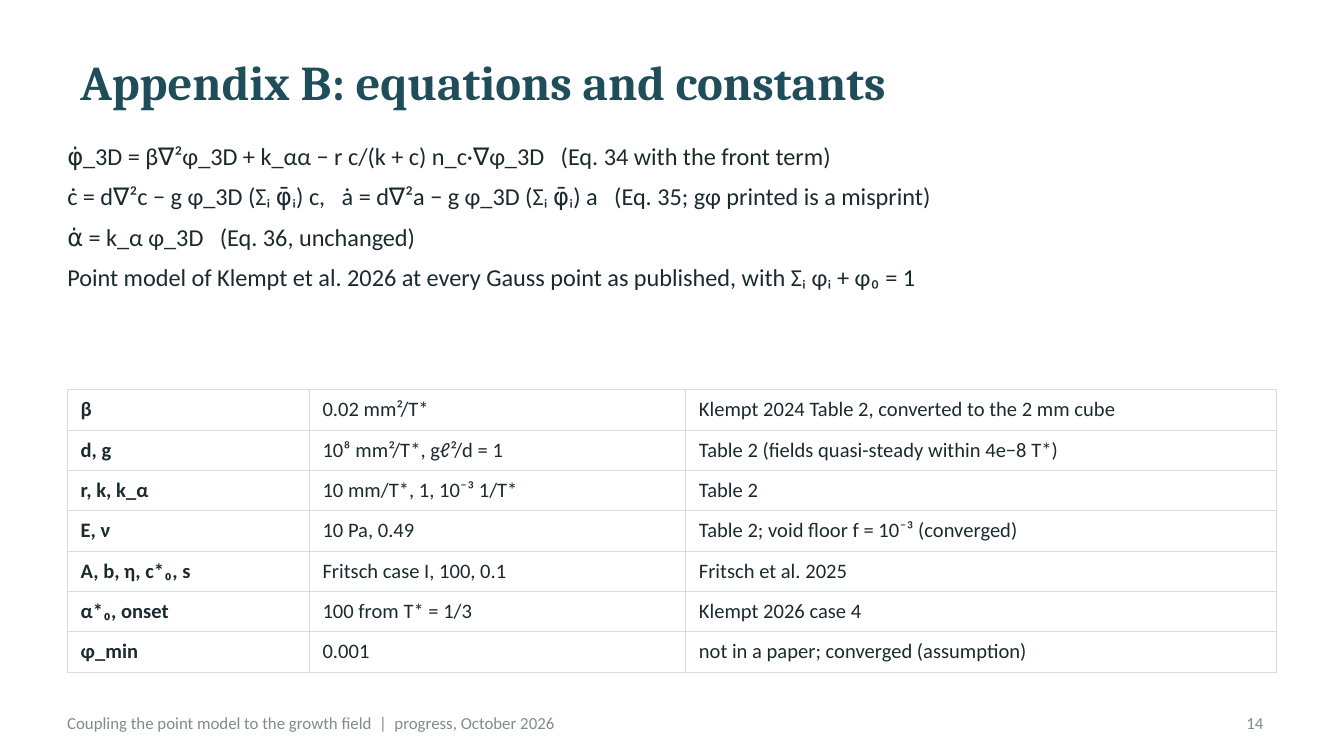
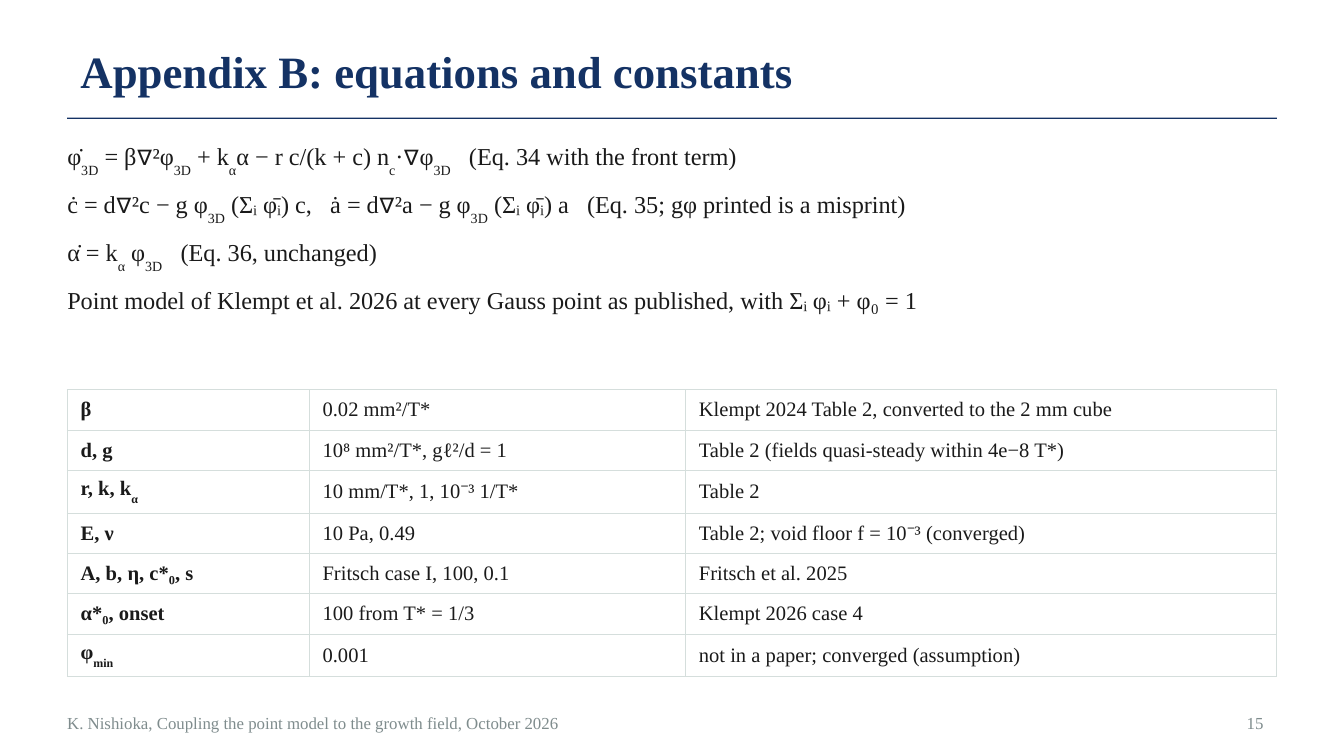
Before and after one commit to keisuke58/pde-fem-biofilm, a slide deck: slide 15 of slides_progress_2026-10.pptx (slide 14 before the commit). Drawn at 1344x756 pixels with LibreOffice and Linux fonts; fonts in the diff are those of the drawing. Boxes give left, top, right and bottom in pixels: in the first picture for what was removed or moved away, otherwise in the second. Text is boxed around its words. In the diff, an @@ line names an element or a change of style, - is before the commit and + after.

Commit message:
Progress deck (pptx) in the thesis style: Times, numbered captions, references

```diff
--- a/slides_progress_2026-10.pptx
+++ b/slides_progress_2026-10.pptx
@@ title "Appendix B: equations and constants": place and size @@
-title "Appendix B: equations and constants" at box(80, 66, 886, 110)
+title "Appendix B: equations and constants" at box(80, 57, 792, 98)
@@ title "Appendix B: equations and constants" at box(80, 57, 792, 98): size 26 to 24 pt, font Cambria to Times New Roman, text colour #1F4E5A to #143264 @@
@@ line added from (67, 118) to (1277, 118), #143264 0.75 pt @@
@@ text at box(67, 148, 906, 267): text changed; font Calibri to Times New Roman; text colour #1B2A2F to #1A1A1A @@
-φ̇_3D = β∇²φ_3D + k_αα − r c/(k + c) n_c·∇φ_3D (Eq. 34 with the front term)
-ċ = d∇²c − g φ_3D (Σᵢ φ̄ᵢ) c, ȧ = d∇²a − g φ_3D (Σᵢ φ̄ᵢ) a (Eq. 35; gφ printed is a misprint)
-α̇ = k_α φ_3D (Eq. 36, unchanged)
+φ̇3D = β∇²φ3D + kαα − r c/(k + c) nc·∇φ3D (Eq. 34 with the front term)
+ċ = d∇²c − g φ3D (Σᵢ φ̄ᵢ) c, ȧ = d∇²a − g φ3D (Σᵢ φ̄ᵢ) a (Eq. 35; gφ printed is a misprint)
+α̇ = kα φ3D (Eq. 36, unchanged)
@@ text at box(67, 292, 917, 315): font Calibri to Times New Roman, text colour #1B2A2F to #1A1A1A in "Point model of Klempt et al. 2026 ..." @@
@@ table at box(67, 390, 1277, 671) @@
-row 3, column 1: r, k, k_α
+row 3, column 1: r, k, kα
-row 7, column 1: φ_min
+row 7, column 1: φmin
@@ font Calibri to Times New Roman, text colour #1B2A2F to #1A1A1A @@
@@ text at box(67, 717, 559, 733): text changed; font Calibri to Times New Roman @@
-Coupling the point model to the growth field | progress, October 2026
+K. Nishioka, Coupling the point model to the growth field, October 2026
@@ page number at box(1247, 718, 1264, 729): text changed; font Calibri to Times New Roman @@
-14
+15
```
Also in this commit, not shown: 13 other slides changed, 1 slide added.
